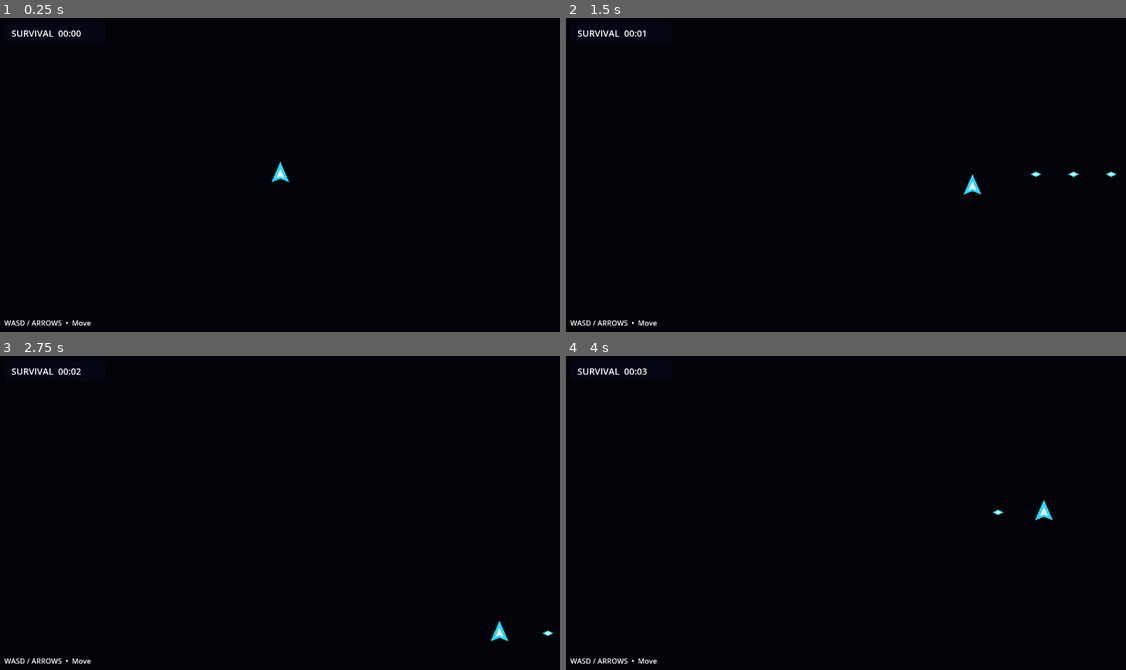
Above: before the commit, frames 1-4 (two rows, left to right).
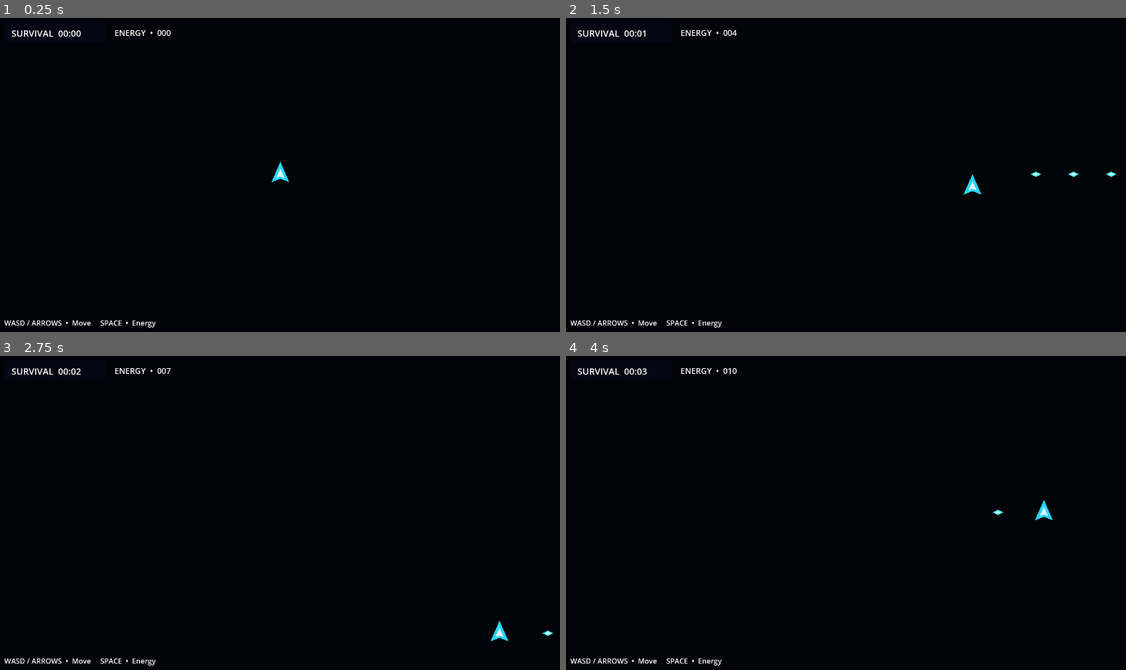
Above: after the commit, the same moments.

Repository: indianequipments092-commits/NEO-GAME-
Game: Godot game, scene res://scenes/main.tscn
The game is run twice, just before and just after one commit, with the same random seed, the same clock (stepped at 60 frames per second) and the same inputs.
Inputs:
- Up to frame 1 (0.25 s): no input
- Up to frame 2 (1.5 s): tap Enter at 0.5 s; hold D (move_right) 0.53-1.28 s; hold Space (fire) 0.53-1.28 s; hold S (move_down) from 1.28 s (still down); tap Space (fire) at 1.35 s
- Up to frame 3 (2.75 s): release S (move_down) at 2.03 s; hold D (move_right) from 2.03 s (still down); hold Space (fire) from 2.03 s (still down)
- Up to frame 4 (4 s): release D (move_right) at 2.78 s; release Space (fire) at 2.78 s; hold W (move_up) 2.78-3.53 s; tap Space (fire) at 2.85 s; hold A (move_left) from 3.53 s (still down); hold Space (fire) from 3.53 s (still down)

The runs differ from the first frame. In frame 1, 0.2% of the frame differs, in the area x 17-31%, y 3-99%; in frame 2, 0.2%; in frame 3, 0.2%; in frame 4, 0.2%.

Commit message:
Phase 3: add combat HUD and control hint

Diff:
--- a/scenes/main.tscn
+++ b/scenes/main.tscn
@@ -63,10 +63,18 @@
 theme_override_font_sizes/font_size = 20
 text = "SURVIVAL  00:00"
 
+[node name="CombatLabel" type="Label" parent="HUD"]
+offset_left = 270.0
+offset_top = 31.0
+offset_right = 450.0
+offset_bottom = 56.0
+theme_override_font_sizes/font_size = 18
+text = "ENERGY  •  000"
+
 [node name="Hint" type="Label" parent="HUD"]
 offset_left = 24.0
 offset_top = 680.0
-offset_right = 500.0
+offset_right = 650.0
 offset_bottom = 710.0
 theme_override_font_sizes/font_size = 16
-text = "WASD / ARROWS  •  Move"
+text = "WASD / ARROWS  •  Move     SPACE  •  Energy"
